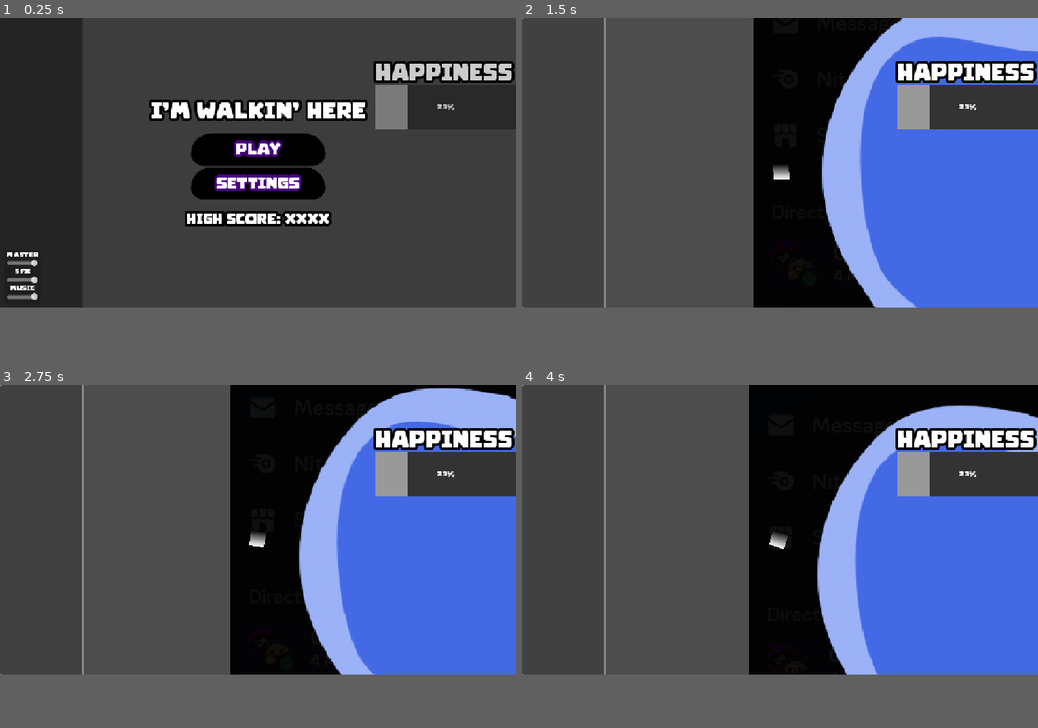
Above: before the commit, frames 1-4 (two rows, left to right).
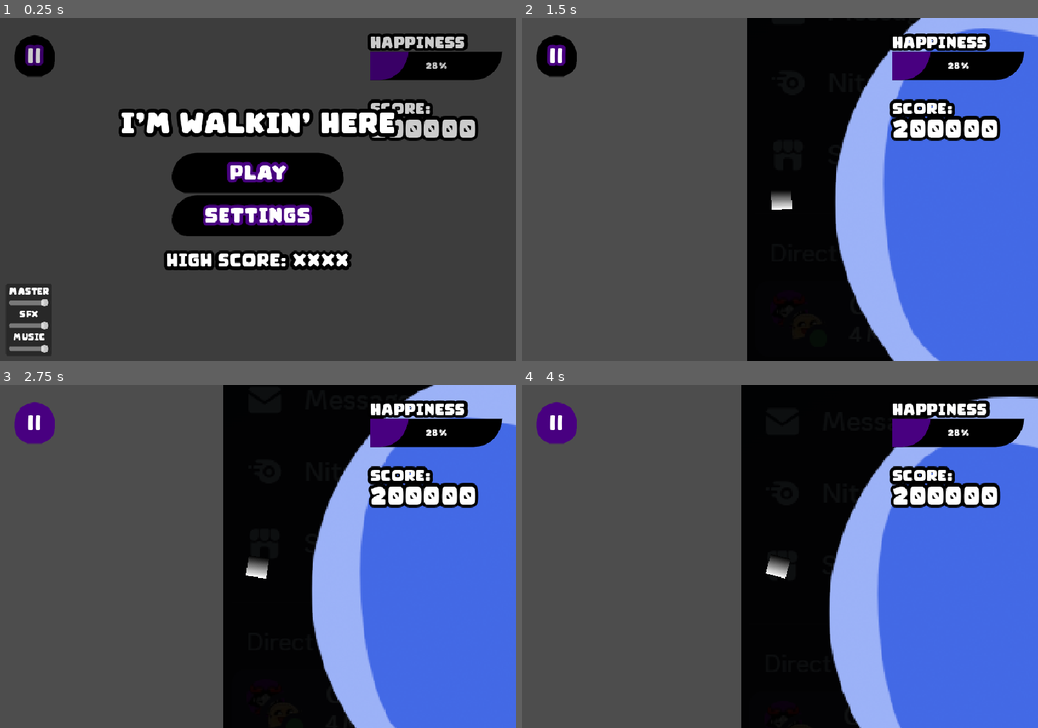
Above: after the commit, the same moments.

Repository: HyperGameDev/im-walking-here
Game: Godot game, scene res://scenes/main_scene.tscn
The game is run twice, just before and just after one commit, with the same random seed, the same clock (stepped at 60 frames per second) and the same inputs.
Inputs (mouse positions are in pixels of both pictures, inside the frame that each line leads up to):
- Up to frame 1 (0.25 s): no input
- Up to frame 2 (1.5 s): click "PLAY" at 0.5 s; click (563, 162) at 1.27 s
- Up to frame 3 (2.75 s): click (36, 415) at 2 s, where only the run after the commit has a clickable "||"
- Up to frame 4 (4 s): click (563, 529) at 2.77 s; click (558, 415) at 3.5 s, where only the run after the commit has a clickable "||"
In our replay, the window is 800x450 before the commit and 800x533 after it. These sizes can differ from the game's own. Grey fills any space a smaller window leaves; there, only what the larger window draws over its background counts as a difference.

The runs differ from the first frame. In frame 1, 31% of the frame differs, in the area x 0-100%, y 0-98%; in frame 2, 24%; in frame 3, 24%; in frame 4, 24%.

Commit message:
UI adjustments

Diff:
--- a/project.godot
+++ b/project.godot
@@ -29,6 +29,8 @@
 
 [display]
 
+window/size/viewport_width=900
+window/size/viewport_height=600
 window/stretch/mode="canvas_items"
 
 [gui]
--- a/scenes/main_scene.tscn
+++ b/scenes/main_scene.tscn
@@ -48,32 +48,61 @@
 anchor_bottom = 1.0
 offset_right = 184.0
 grow_vertical = 2
+theme_override_constants/margin_left = 25
+theme_override_constants/margin_top = 30
 
-[node name="Button" type="Button" parent="Gameplay/UI/Container_Left"]
+[node name="Button_Pause" type="Button" parent="Gameplay/UI/Container_Left"]
+unique_name_in_owner = true
+custom_minimum_size = Vector2(70, 0)
 layout_mode = 2
+size_flags_horizontal = 0
+size_flags_vertical = 0
+theme = ExtResource("6_e1cbu")
+theme_override_font_sizes/font_size = 36
+text = "||"
 
 [node name="Container_Right" type="MarginContainer" parent="Gameplay/UI"]
 anchors_preset = 11
 anchor_left = 1.0
 anchor_right = 1.0
 anchor_bottom = 1.0
-offset_left = -314.0
+offset_left = -255.0
 grow_horizontal = 0
 grow_vertical = 2
-theme_override_constants/margin_top = 100
+size_flags_horizontal = 4
+theme_override_constants/margin_top = 30
+theme_override_constants/margin_right = 25
 
 [node name="VBoxContainer" type="VBoxContainer" parent="Gameplay/UI/Container_Right"]
 layout_mode = 2
 
-[node name="Label" type="Label" parent="Gameplay/UI/Container_Right/VBoxContainer"]
+[node name="Label_Happiness2" type="Label" parent="Gameplay/UI/Container_Right/VBoxContainer"]
 layout_mode = 2
 theme = ExtResource("6_e1cbu")
+theme_override_font_sizes/font_size = 27
 text = "Happiness"
 
-[node name="ProgressBar" type="ProgressBar" parent="Gameplay/UI/Container_Right/VBoxContainer"]
-custom_minimum_size = Vector2(0, 100)
+[node name="Progress_Happiness" type="ProgressBar" parent="Gameplay/UI/Container_Right/VBoxContainer"]
+custom_minimum_size = Vector2(0, 50)
 layout_mode = 2
 theme = ExtResource("6_e1cbu")
-value = 23.32
+value = 28.87
+
+[node name="HSeparator" type="HSeparator" parent="Gameplay/UI/Container_Right/VBoxContainer"]
+custom_minimum_size = Vector2(0, 30)
+layout_mode = 2
+theme = ExtResource("6_e1cbu")
+
+[node name="Label_Score_Text" type="Label" parent="Gameplay/UI/Container_Right/VBoxContainer"]
+layout_mode = 2
+theme = ExtResource("6_e1cbu")
+theme_override_font_sizes/font_size = 27
+text = "SCORE:"
+
+[node name="Label_Score_Value" type="Label" parent="Gameplay/UI/Container_Right/VBoxContainer"]
+layout_mode = 2
+theme = ExtResource("6_e1cbu")
+theme_override_font_sizes/font_size = 42
+text = "200000"
 
 [editable path="Gameplay/Path2D/Player"]
--- a/ui/ui_theme_1.tres
+++ b/ui/ui_theme_1.tres
@@ -33,9 +33,12 @@
 [sub_resource type="StyleBoxEmpty" id="StyleBoxEmpty_64mea"]
 
 [sub_resource type="StyleBoxFlat" id="StyleBoxFlat_gh1b5"]
-bg_color = Color(0.201527, 0.201527, 0.201526, 1)
+bg_color = Color(0, 0, 0, 1)
+corner_radius_bottom_right = 155
 
 [sub_resource type="StyleBoxFlat" id="StyleBoxFlat_csxpq"]
+bg_color = Color(0.282353, 0, 0.501961, 1)
+corner_radius_bottom_right = 155
 
 [resource]
 Button/colors/font_color = Color(1, 1, 1, 1)
